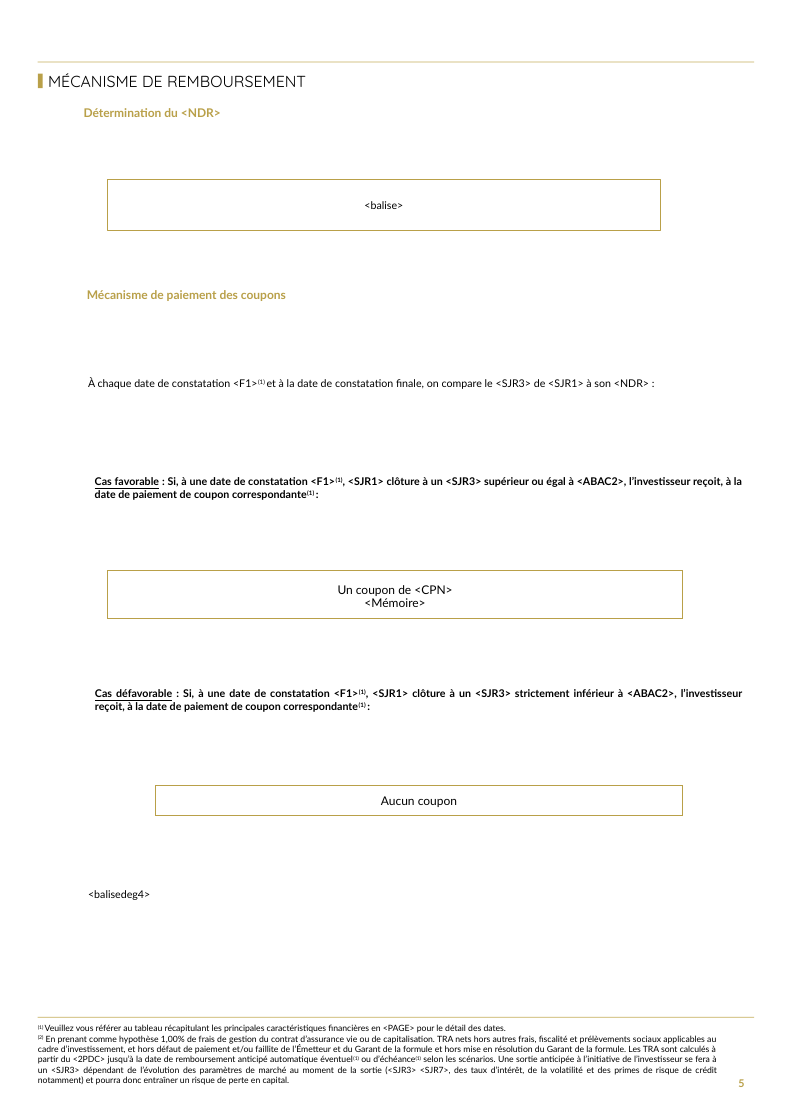
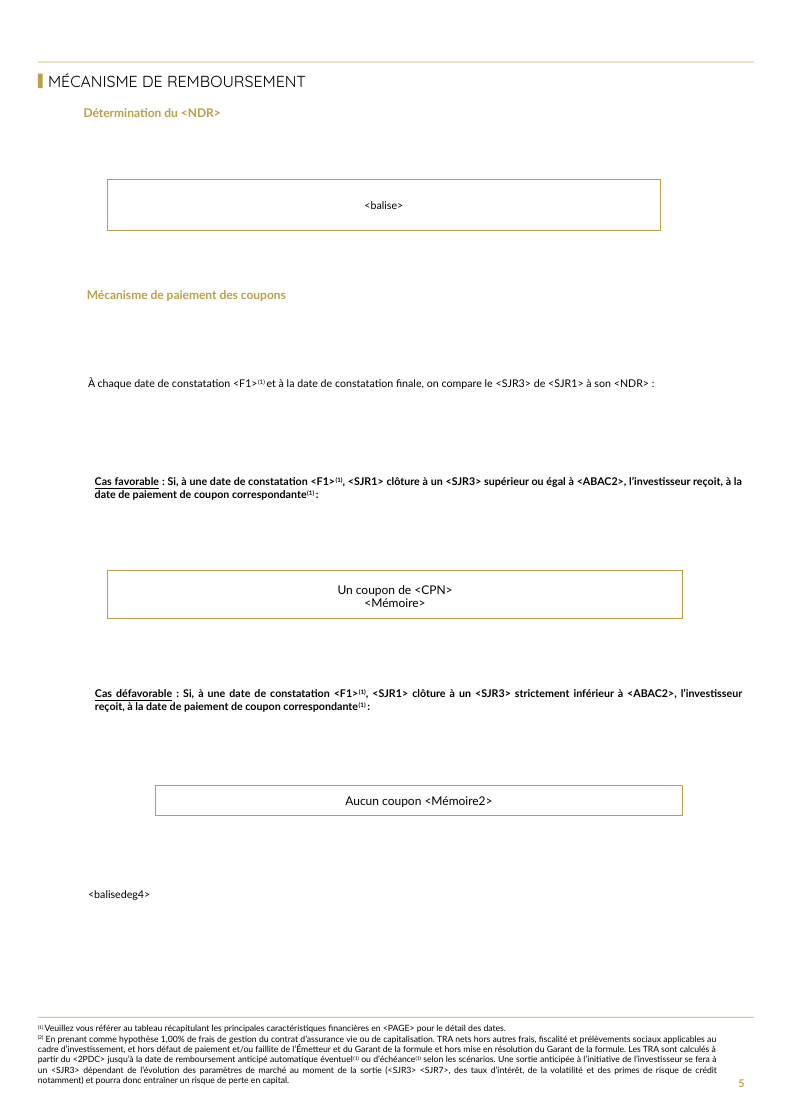
Before and after one commit to guillaumejacquin/equitim-project2, a slide deck: slide 5 of Templates/testmercredi.pptx. Drawn at 792x1120 pixels with LibreOffice and Linux fonts; fonts in the diff are those of the drawing; background and template pictures are left out. Boxes give left, top, right and bottom in pixels: in the first picture for what was removed or moved away, otherwise in the second. Text is boxed around its words. In the diff, an @@ line names an element or a change of style, - is before the commit and + after.

```diff
--- a/Templates/testmercredi.pptx
+++ b/Templates/testmercredi.pptx
@@ text in rectangle at box(345, 796, 493, 807): text changed @@
-Aucun coupon
+Aucun coupon <Mémoire2>
```
Also in this commit, not shown: 5 other slides changed, 27 other files.
